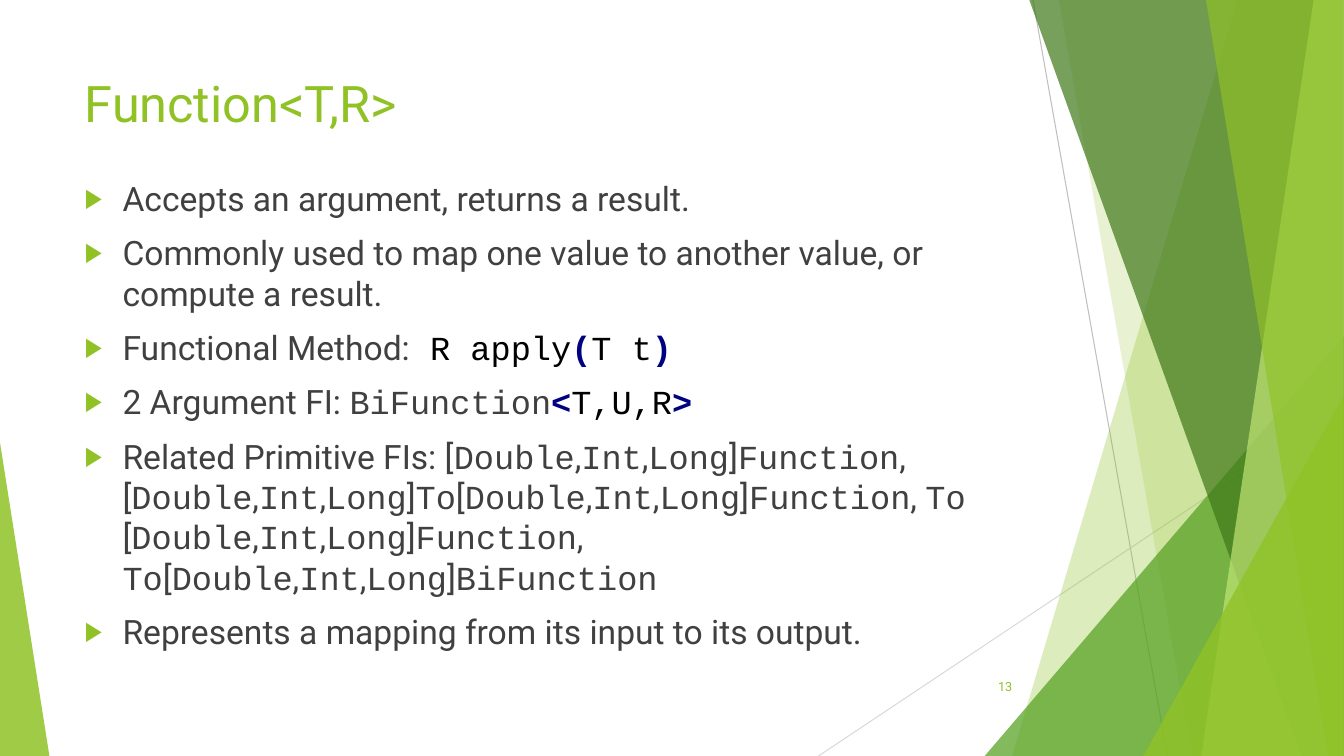
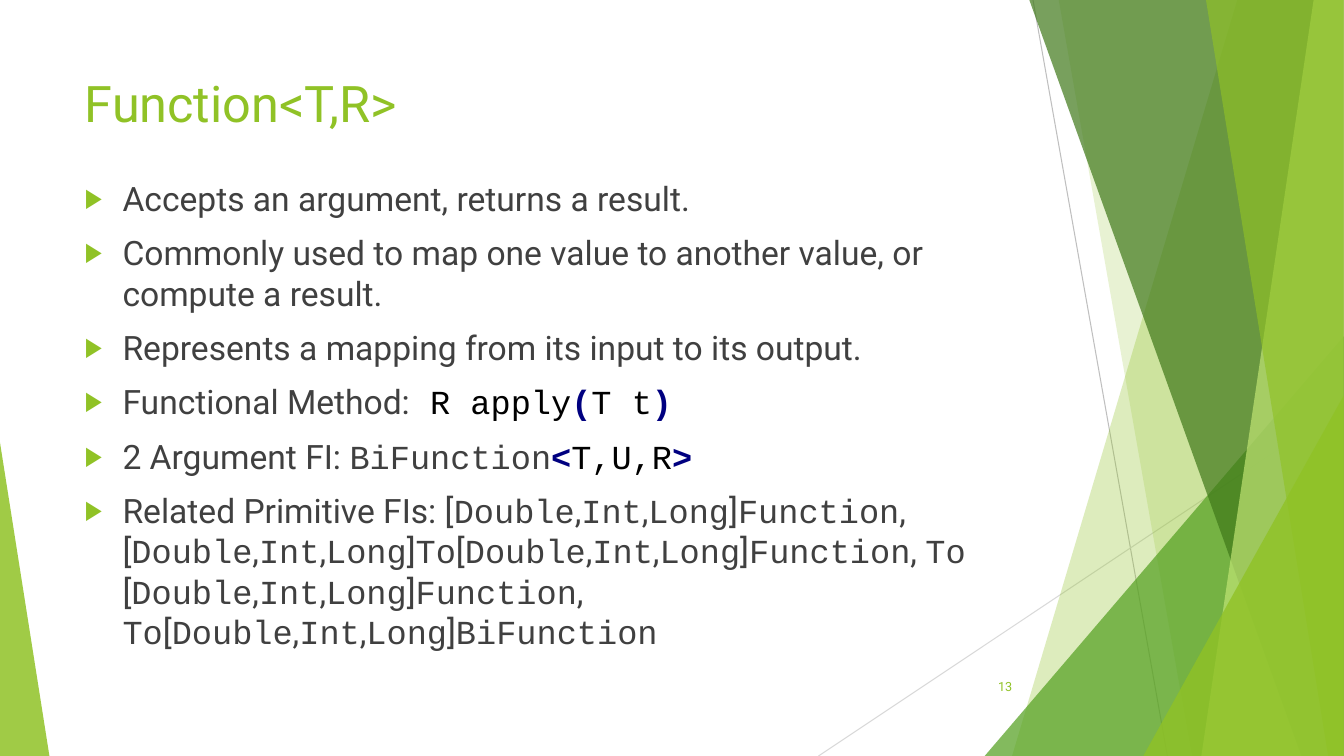
Before and after one commit to RichardRoda/2017-CodePaLOUsa-Lambda, a slide deck: slide 13 of Learning to Love the Lambda in the Stream.pptx. Drawn at 1344x756 pixels with LibreOffice and Linux fonts; fonts in the diff are those of the drawing. Boxes give left, top, right and bottom in pixels: in the first picture for what was removed or moved away, otherwise in the second. Text is boxed around its words. In the diff, an @@ line names an element or a change of style, - is before the commit and + after.

```diff
--- a/Learning to Love the Lambda in the Stream.pptx
+++ b/Learning to Love the Lambda in the Stream.pptx
@@ text at bbox=[123, 334, 862, 367]: paragraph added @@
+▶ Represents a mapping from its input to its output.
@@ text at bbox=[123, 618, 862, 651]: paragraph removed @@
-▶ Represents a mapping from its input to its output.
```
Also in this commit, not shown: 18 other slides changed, 4 slides added, 1 other file.
